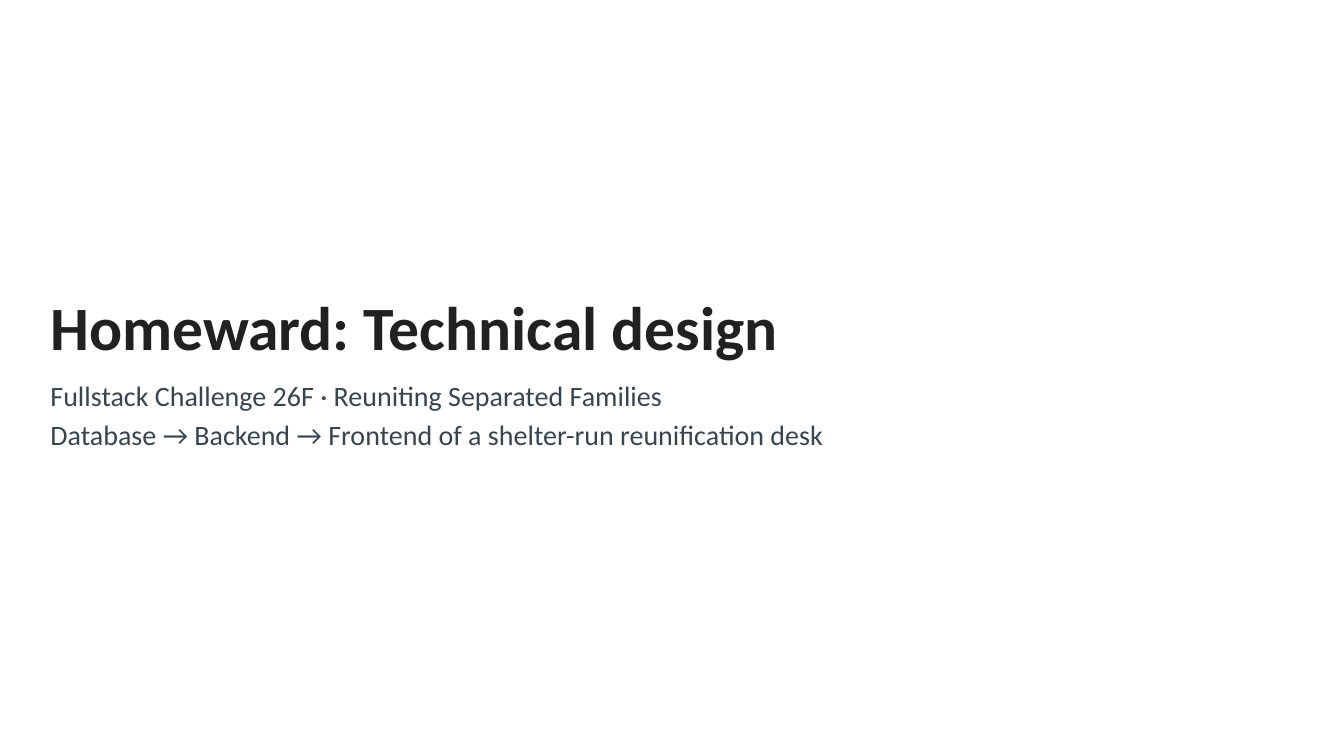
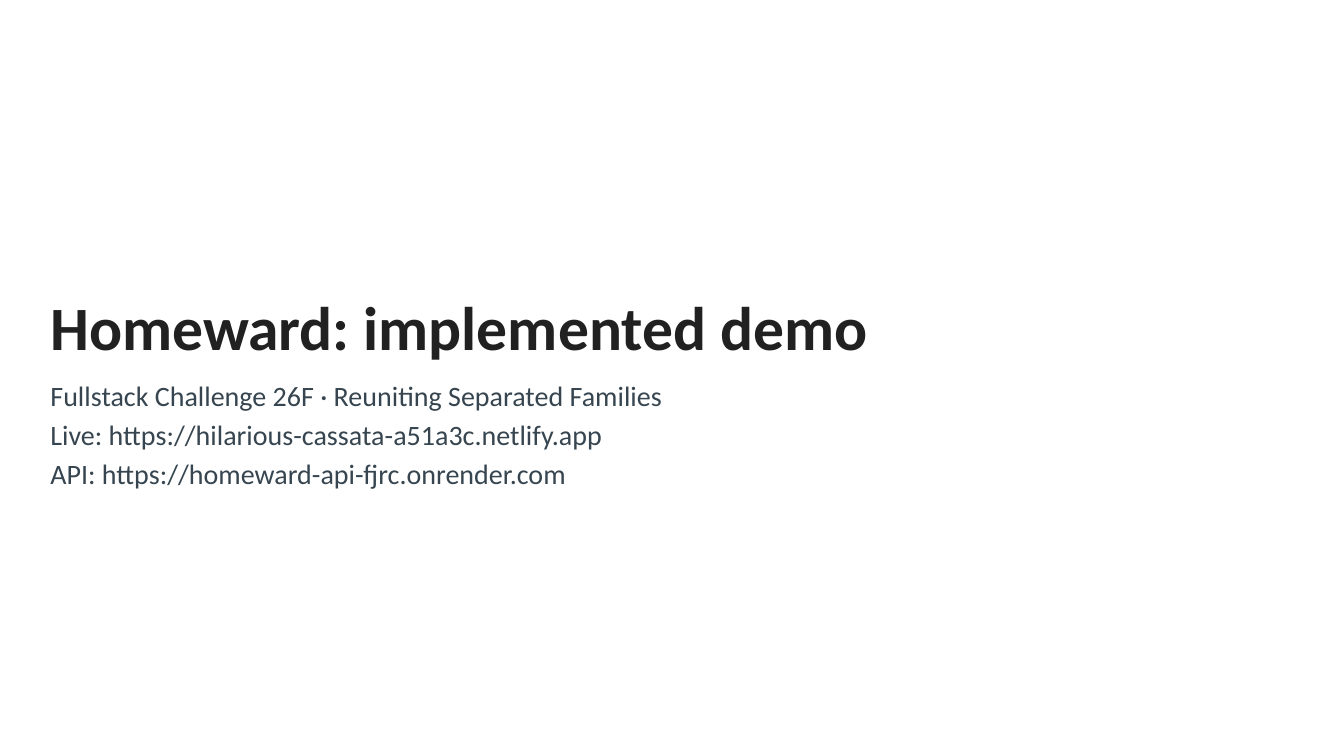
Before and after one commit to growingpenguin/homeward, a slide deck: slide 1 of Homeward_Design.pptx. Drawn at 1344x756 pixels with LibreOffice and Linux fonts; fonts in the diff are those of the drawing. Boxes give left, top, right and bottom in pixels: in the first picture for what was removed or moved away, otherwise in the second. Text is boxed around its words. In the diff, an @@ line names an element or a change of style, - is before the commit and + after.

Commit message:
docs: align submission deck and README with the implemented demo

```diff
--- a/Homeward_Design.pptx
+++ b/Homeward_Design.pptx
@@ title at <box>50,306,867,360</box>: text changed @@
-Homeward: Technical design
+Homeward: implemented demo
@@ text at <box>50,425,602,489</box>: text changed @@
-Database → Backend → Frontend of a shelter-run reunification desk
+Live: https://hilarious-cassata-a51a3c.netlify.app
+API: https://homeward-api-fjrc.onrender.com
```
Also in this commit, not shown: 10 other slides changed, 3 other files.
